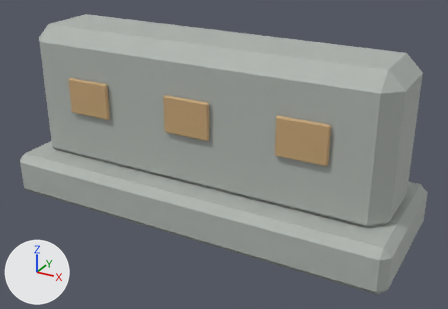
Renders of the glTF model public/models/barricade.glb from each side of a commit.
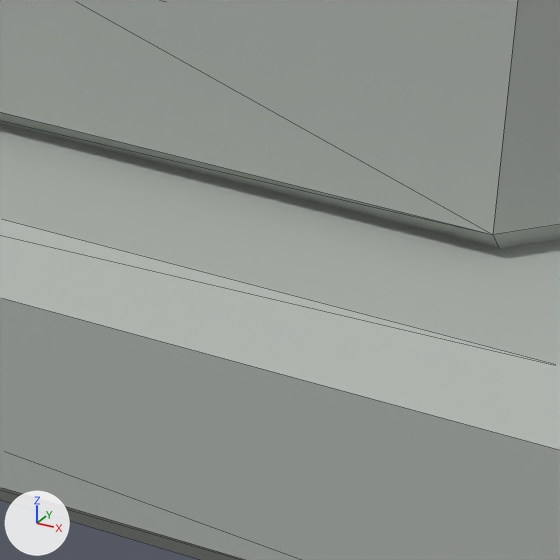
The first picture shows the older version from a camera (50 mm lens) standing at (2.28, -3.94, 2.47) and looking at (0.12, -0.03, 0.52). The close-ups show the older and then the newer version on the part from 64% to 84% of the width and 61% to 90% of the height of that picture. Only the edits that show in the close-ups are written down. Every picture has the same lights, and +X, +Y and +Z are marked at lower left. The close-ups show mesh edges as thin lines. Where no turn or scale is listed for an object, it has been applied to the vertices.

Names of what the first close-up shows: 'Barrier', 'Foot'.
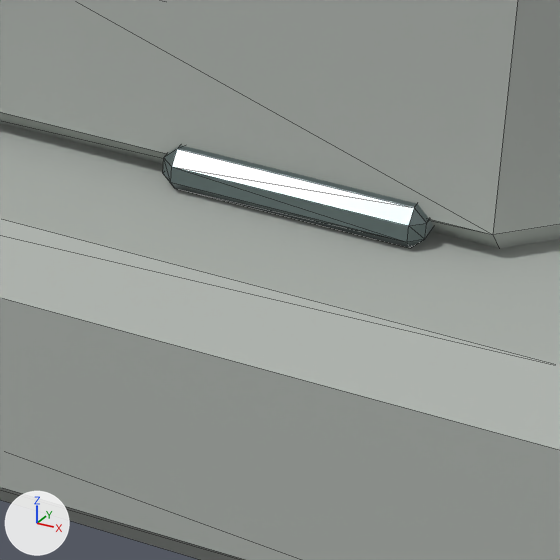
Where the change shows, as pixel boxes [x1, y1, x2, y2] in the close-ups (560 x 560 px):
'Detail anchor plate.001', added
    after: [163, 145, 433, 248]

Edits to the bpy script that builds the scene:
```text
Add mat_gunmetal:
    mat_gunmetal = principled_material('Gunmetal')
    mat_gunmetal.base_color = (0.18, 0.23, 0.23)  # grey #768484
    mat_gunmetal.metallic = 0.65
    mat_gunmetal.roughness = 0.35
Add me_cube_157:
    me_cube_157.from_pydata(...)  # 24 vertices, 44 faces; spans x -0.15..0.15, y -0.375..0.375, z -0.025..0.025
    me_cube_157.materials.append(mat_gunmetal)  # grey #768484
Add ob_detail_anchor_plate_001:
    ob_detail_anchor_plate_001 = bpy.data.objects.new('Detail anchor plate.001', me_cube_157)
    ob_detail_anchor_plate_001.location = (1.16, 0.0, 0.385)
```
